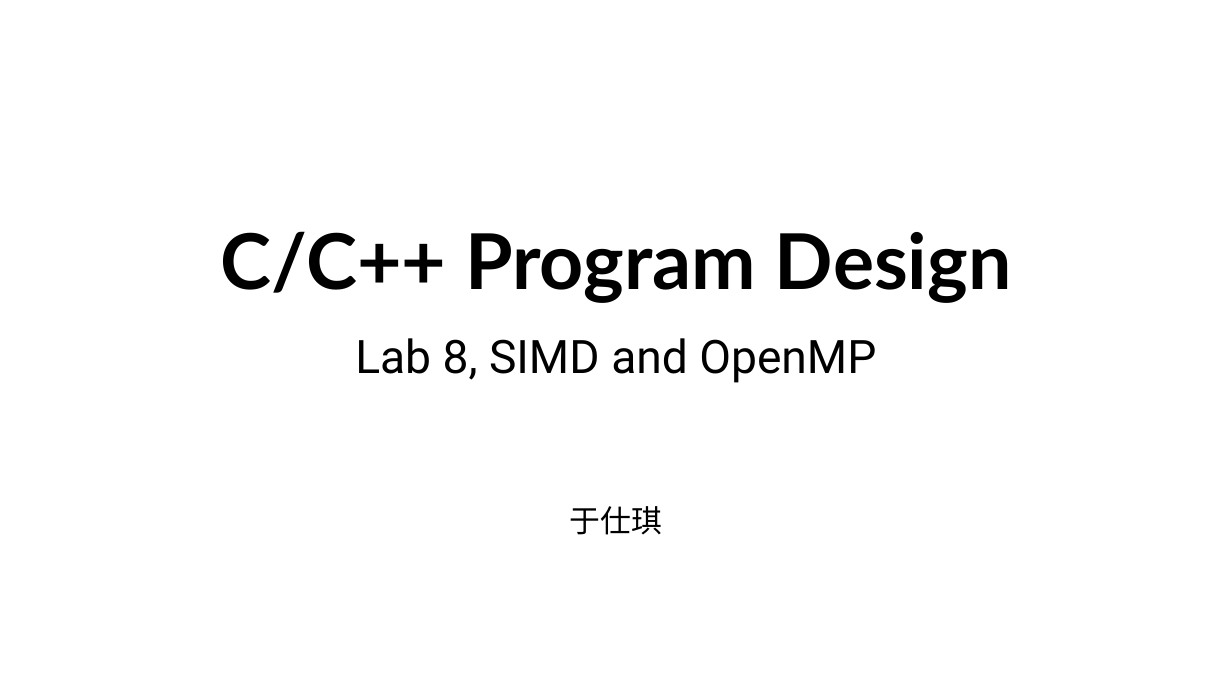
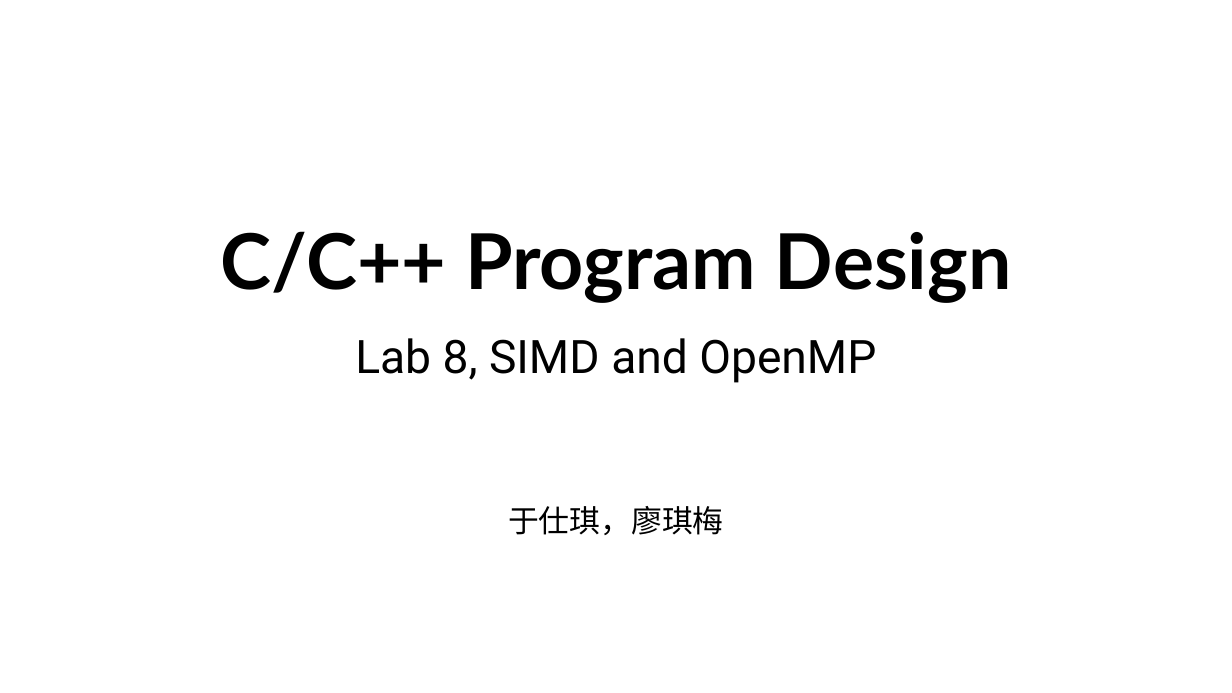
Before and after one commit to ShiqiYu/CPP, a slide deck: slide 1 of week08/Lab08.pptx. Drawn at 1232x693 pixels with LibreOffice and Linux fonts; fonts in the diff are those of the drawing; background and template pictures are left out. Boxes give left, top, right and bottom in pixels: in the first picture for what was removed or moved away, otherwise in the second. Text is boxed around its words. In the diff, an @@ line names an element or a change of style, - is before the commit and + after.

```diff
--- a/week08/Lab08.pptx
+++ b/week08/Lab08.pptx
@@ subtitle at box(508, 506, 724, 535): text changed @@
-于仕琪
+于仕琪，廖琪梅
```
Also in this commit, not shown: 12 other slides changed, 11 slides added, 1 other file.
